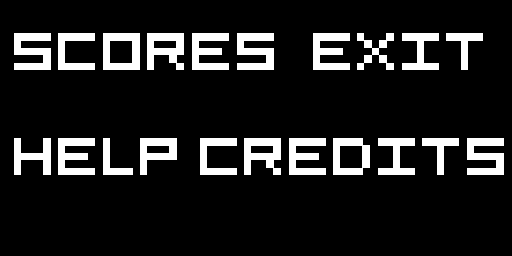
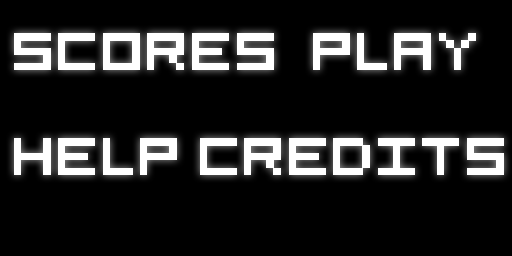
Layer changes from the first 512 × 256 image to the second:
showed "PLAY" over (320, 33, 476, 70)
hid "EXIT" over (320, 33, 483, 70)
